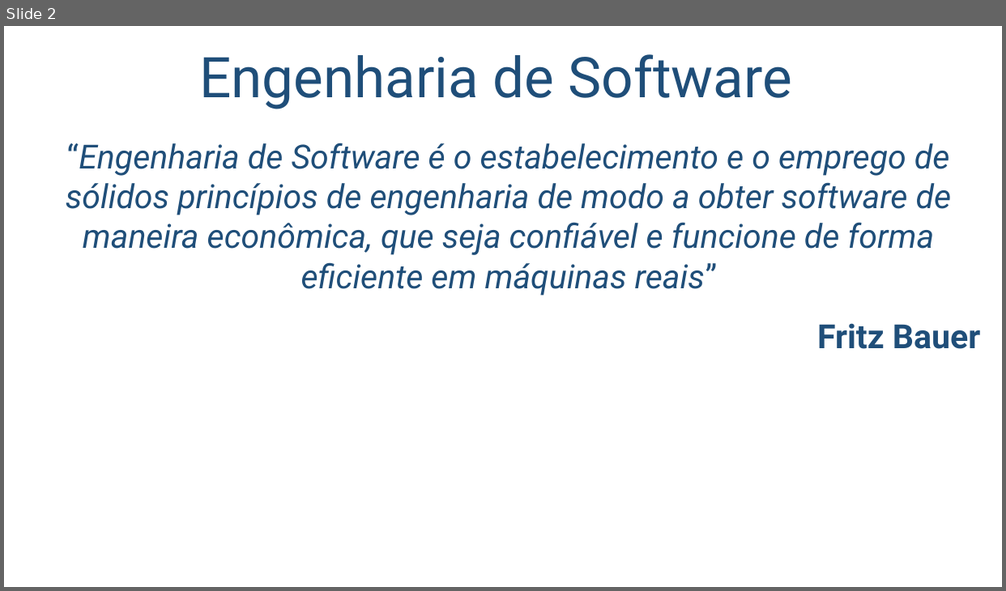
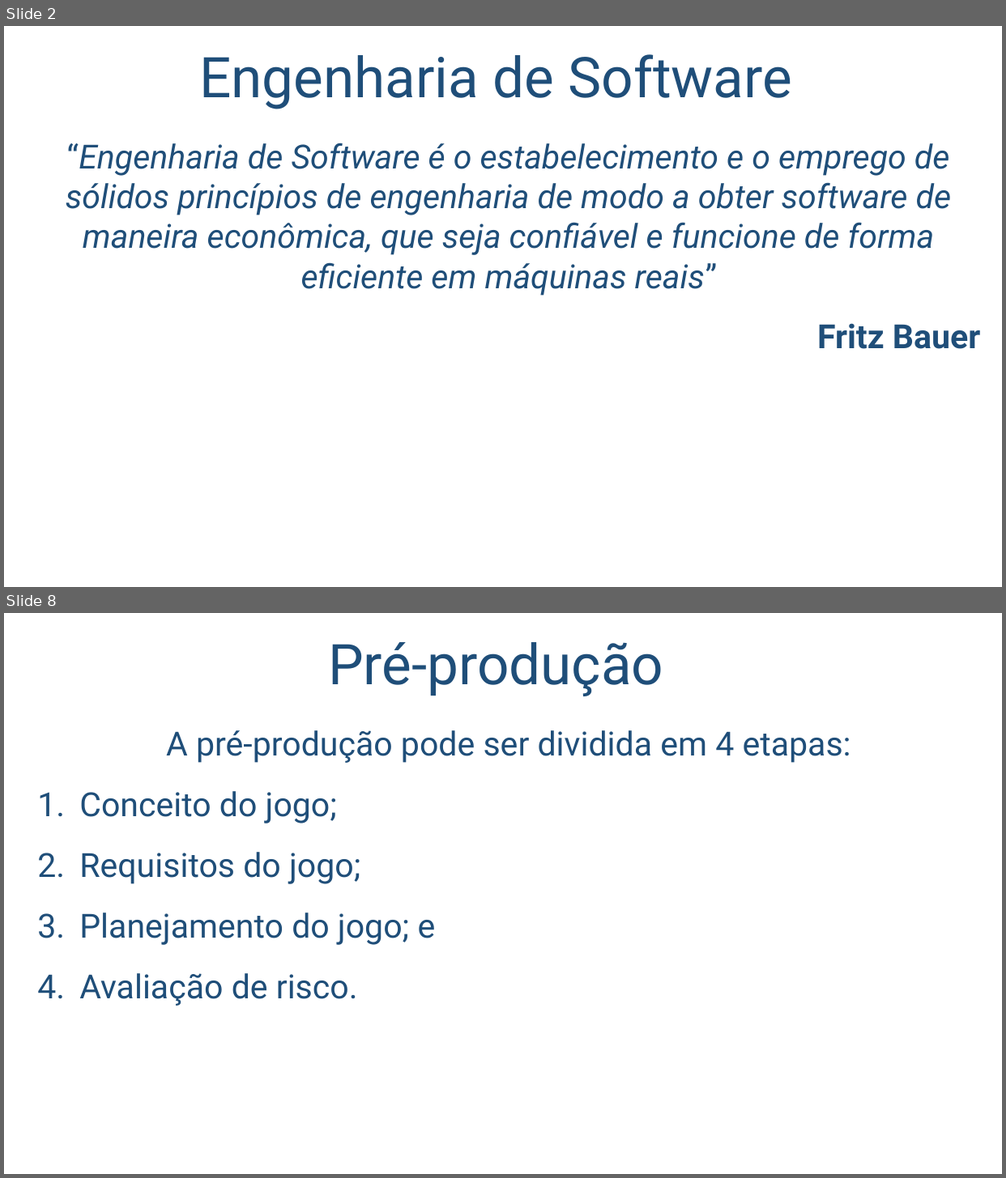
Before and after one commit to salmo-jr/public-slides, a slide deck: engenharia-de-software.pptx. Shown one above the other, each under a label of ours: slide 2 before the commit, slides 2 and 8 after it; the slides between them are not shown. The pictures are 1006x591 and 1006x1178 pixels, drawn with LibreOffice and Linux fonts; fonts in the diff are those of the drawing; background and template pictures are left out. Boxes give left, top, right and bottom in pixels: in the first picture for what was removed or moved away, otherwise in the second. Text is boxed around its words. In the diff, an @@ line names an element or a change of style, - is before the commit and + after.

Commit message:
início da introdução a produção de jogos

```diff
--- a/engenharia-de-software.pptx
+++ b/engenharia-de-software.pptx
@@ slide 8 added at (4,613,1002,1174), background picture (left out) @@
@@ title added at (328,642,663,696), 54 pt, text #1F4E79 @@
+Pré-produção
@@ text added at (79,730,851,1006), 32 pt, text #1F4E79 @@
+A pré-produção pode ser dividida em 4 etapas:
+1. Conceito do jogo;
+2. Requisitos do jogo;
+3. Planejamento do jogo; e
+4. Avaliação de risco.
```
Also in this commit, not shown: 23 other slides added, 1 slide removed.
